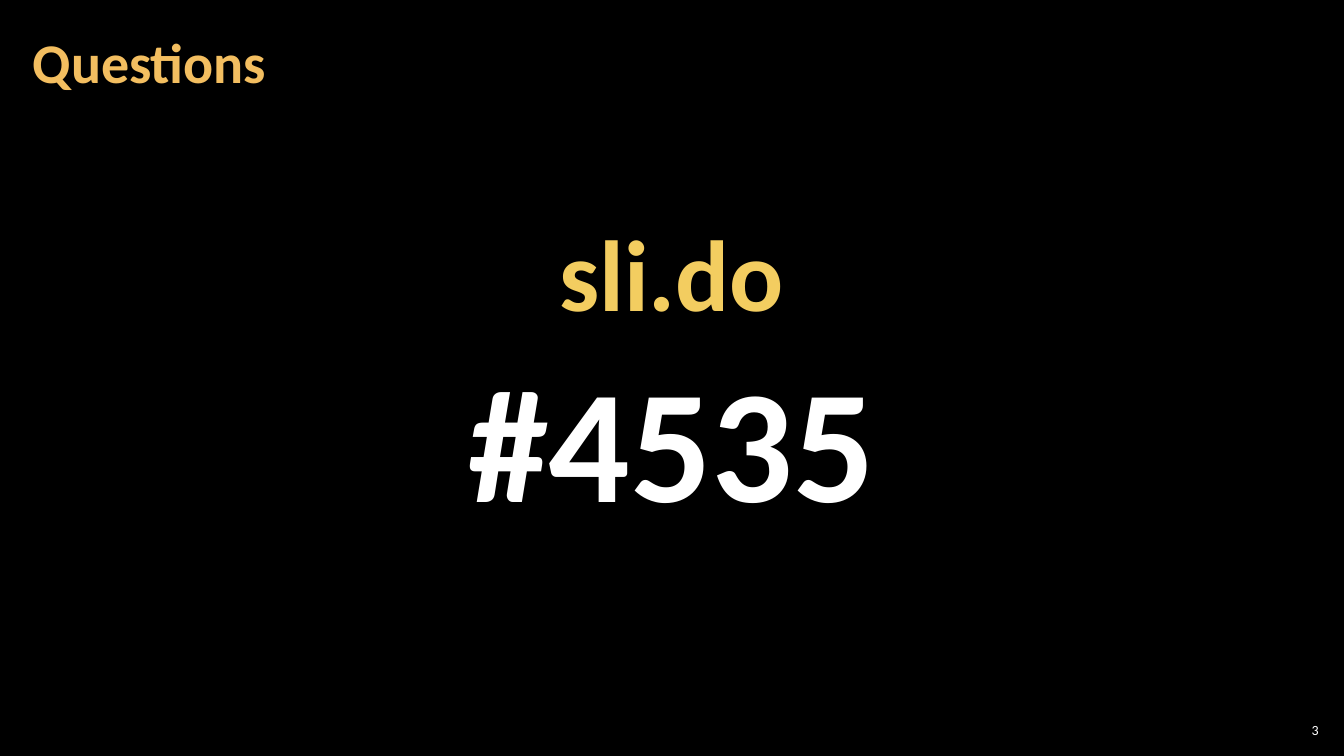
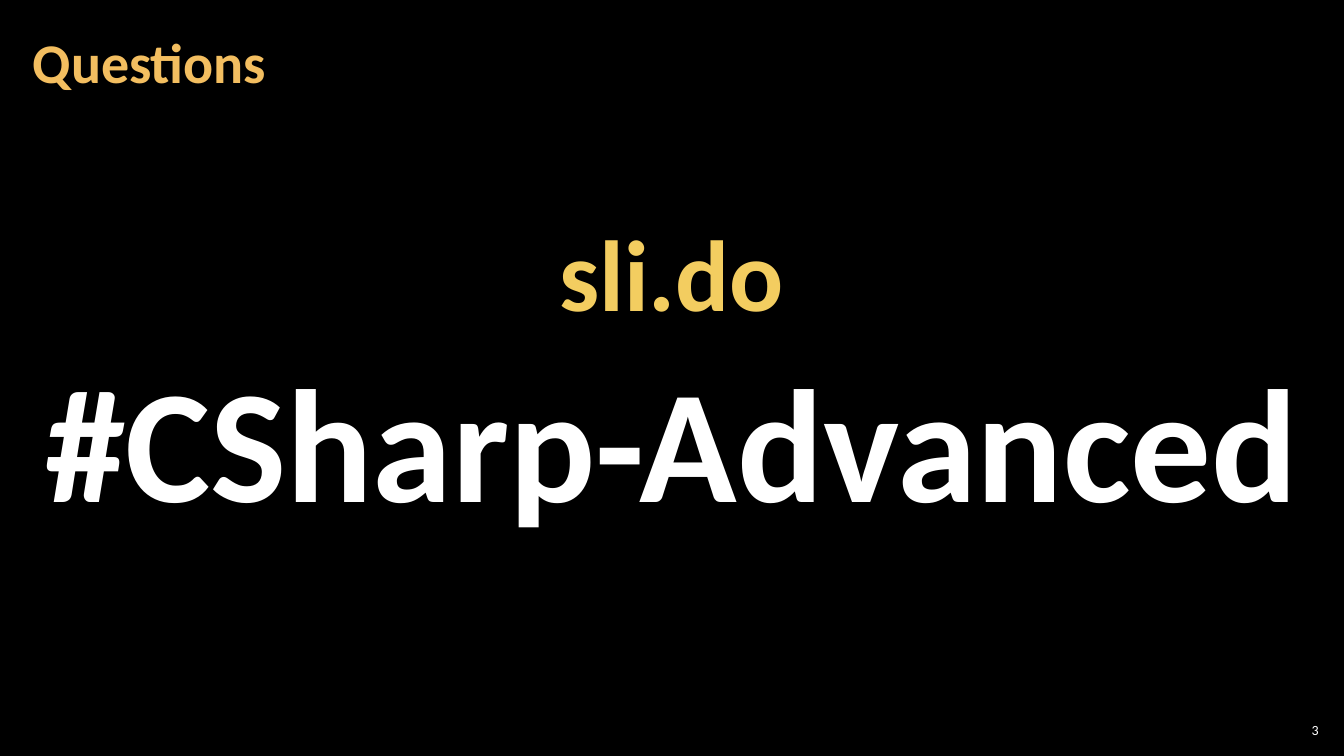
Before and after one commit to GoldenR1618/SoftUni-Exercises-and-Exams, a slide deck: slide 3 of 05.C#_Advanced/02.SETS_AND_DICTIONARIES/02. CSharp-Advanced-Sets-And-Dictionaries.pptx. Drawn at 1344x756 pixels with LibreOffice and Linux fonts; fonts in the diff are those of the drawing; background and template pictures are left out. Boxes give left, top, right and bottom in pixels: in the first picture for what was removed or moved away, otherwise in the second. Text is boxed around its words. In the diff, an @@ line names an element or a change of style, - is before the commit and + after.

Commit message:
Edit CSharp-Advanced-Sets-And-Dictionaries-Lab.docx and CSharp-Advanced-Sets-And-Dictionaries.pptx

```diff
--- a/05.C#_Advanced/02.SETS_AND_DICTIONARIES/02. CSharp-Advanced-Sets-And-Dictionaries.pptx
+++ b/05.C#_Advanced/02.SETS_AND_DICTIONARIES/02. CSharp-Advanced-Sets-And-Dictionaries.pptx
@@ text at <box>45,240,1298,528</box>: text changed; size 72 to 115 pt; text colour #F3CD60 to #FFFFFF @@
-sli.do
-#4535
+sli.do
+#CSharp-Advanced
```
Also in this commit, not shown: 5 other slides changed, 20 slides added, 1 other file.
